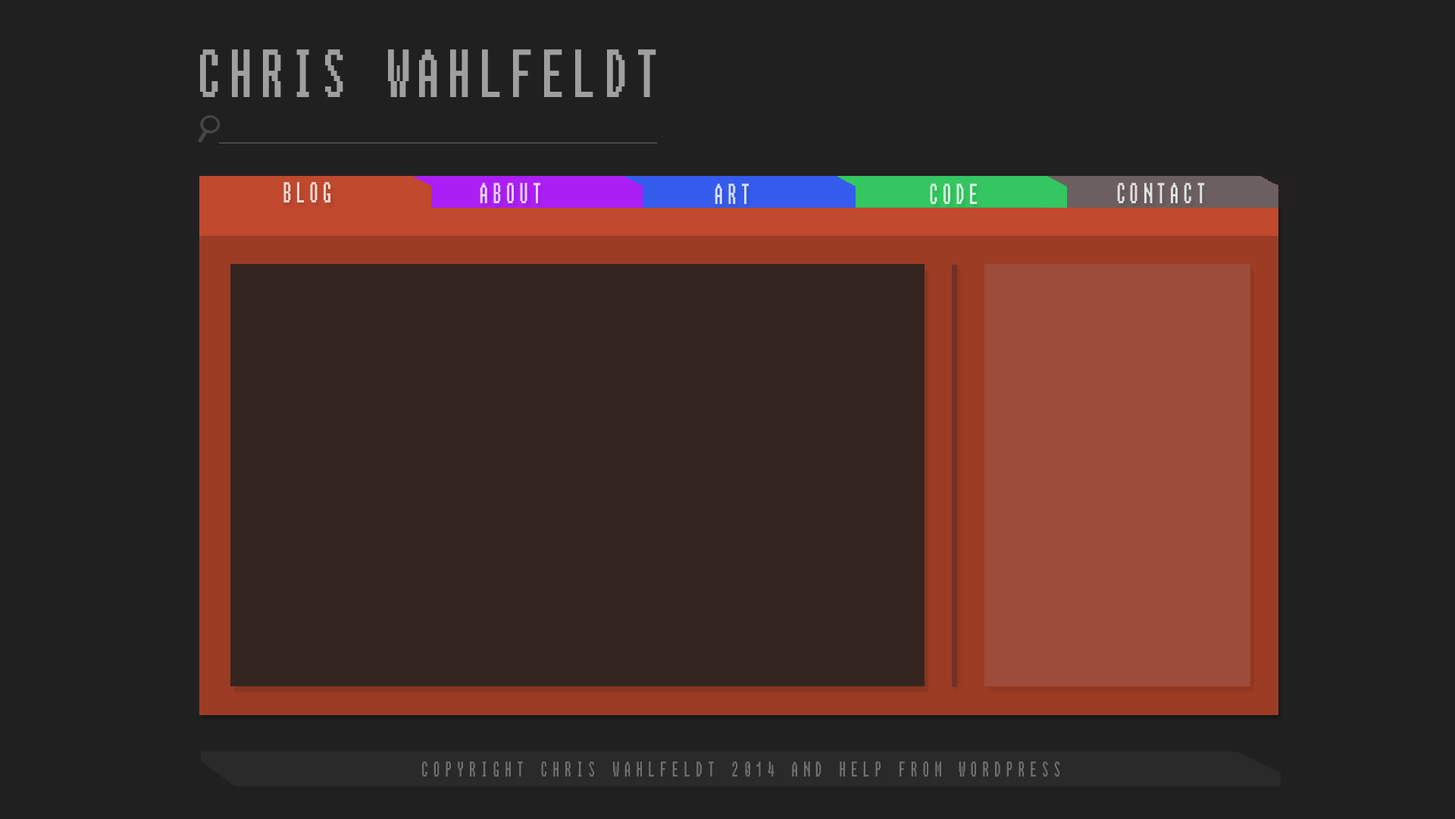
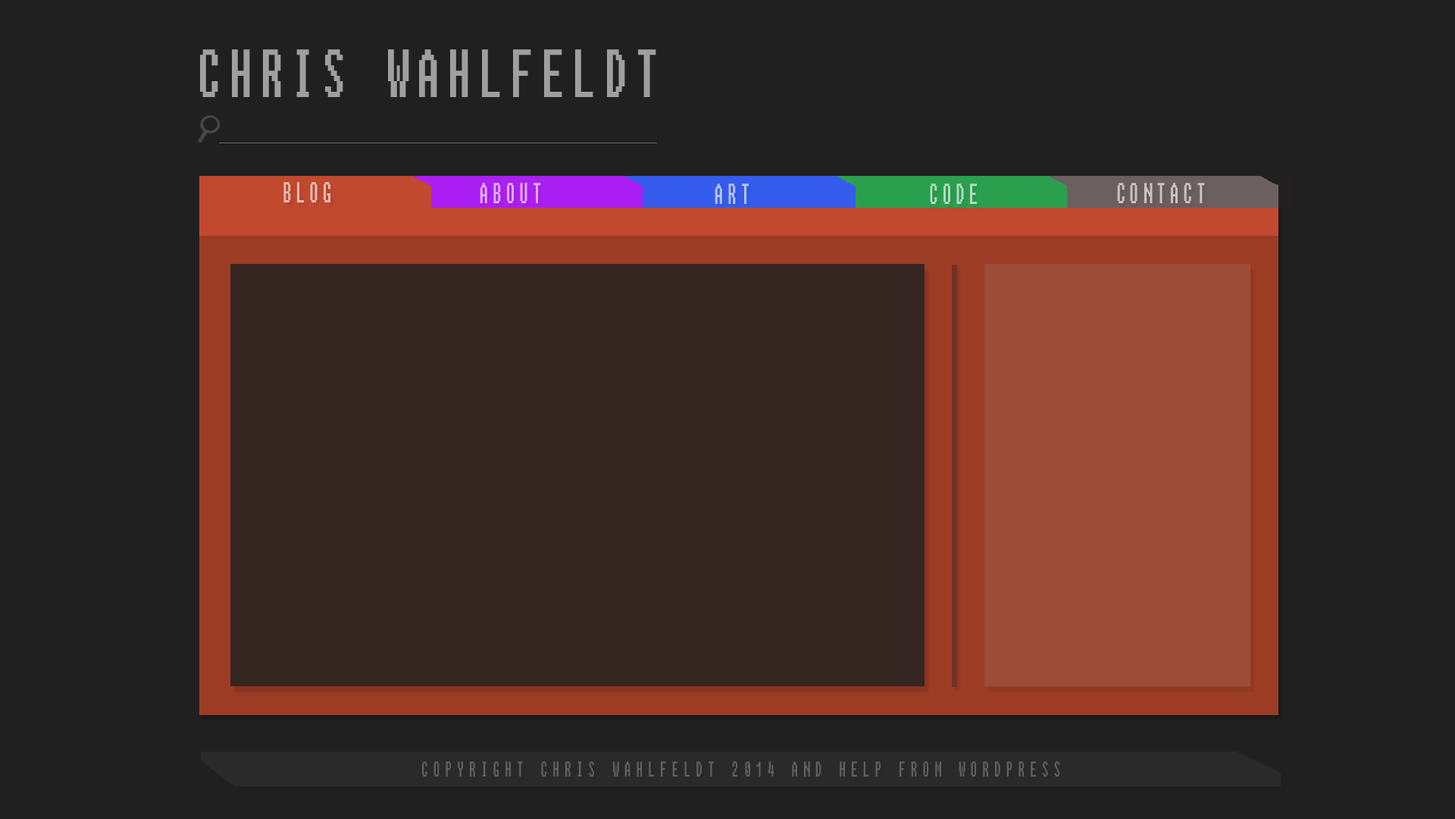
Layer changes from the first 1455x819 image to the second:
"TEST Material": opacity 80% → 63% over (283, 181, 1206, 777)
painted on "Code" over (837, 175, 1068, 208)
